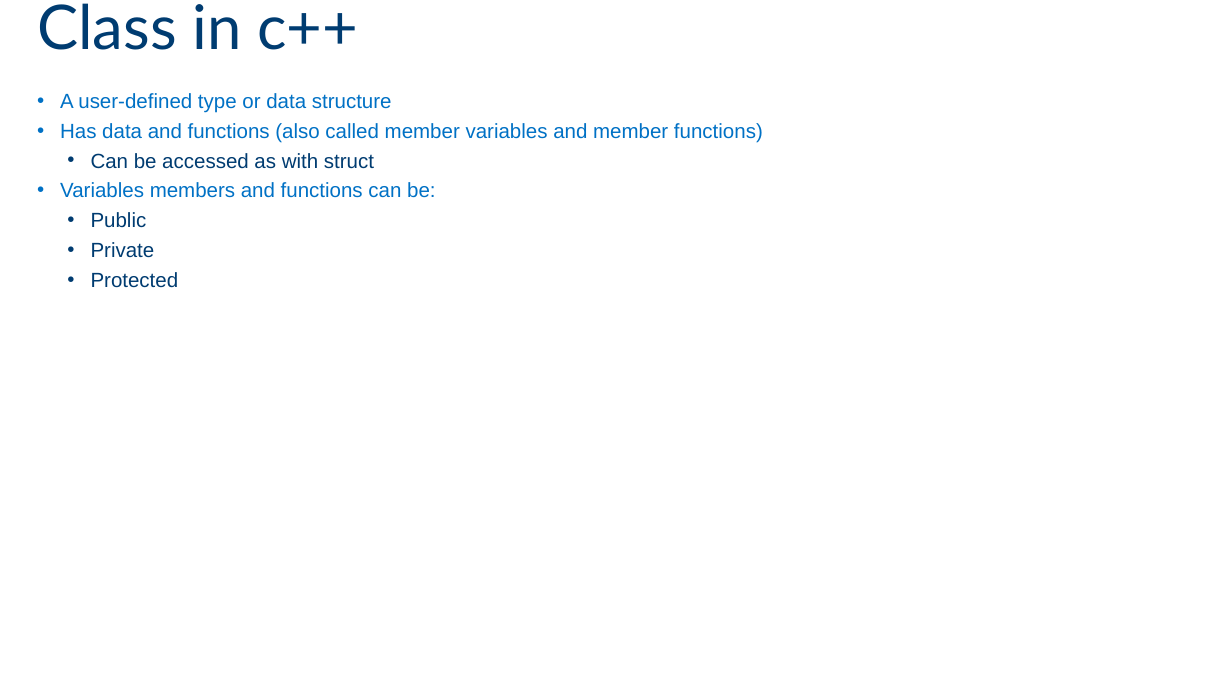
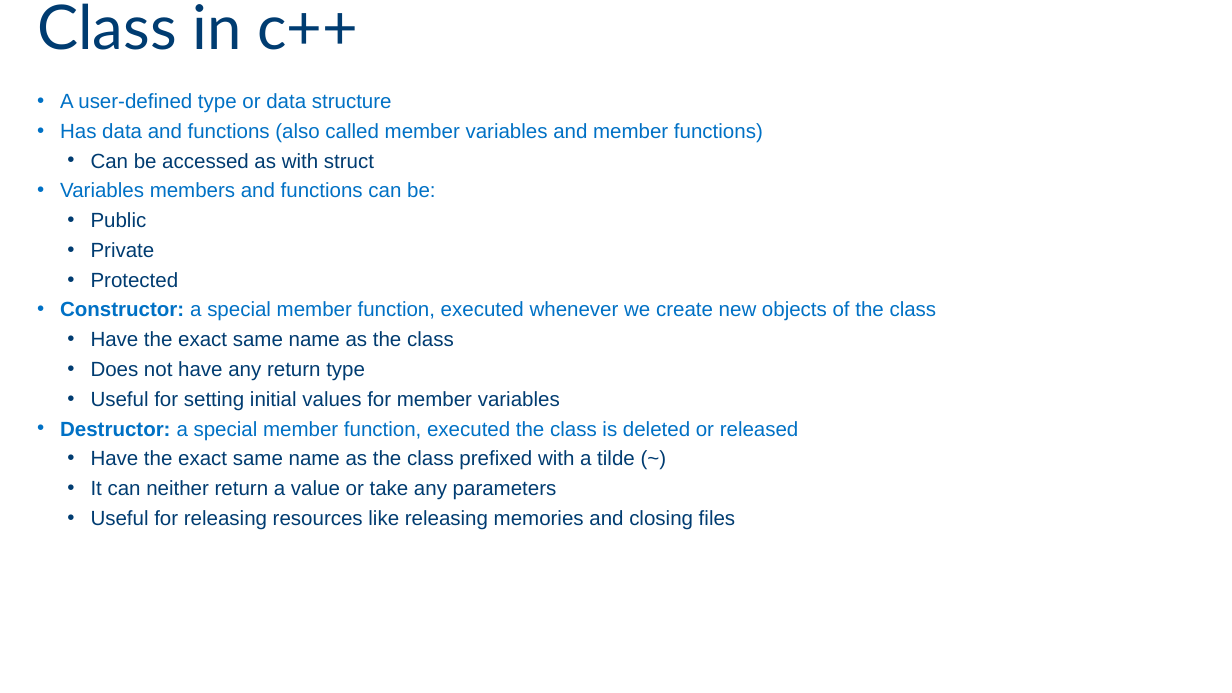
Before and after one commit to giltal/MakersPlatfrom, a slide deck: slide 7 of Collaterals/IntelMakersUniversity - class 3.pptx. Drawn at 1232x693 pixels with LibreOffice and Linux fonts; fonts in the diff are those of the drawing; background and template pictures are left out. Boxes give left, top, right and bottom in pixels: in the first picture for what was removed or moved away, otherwise in the second. Text is boxed around its words. In the diff, an @@ line names an element or a change of style, - is before the commit and + after.

Commit message:
Class 3 slides update

```diff
--- a/Collaterals/IntelMakersUniversity - class 3.pptx
+++ b/Collaterals/IntelMakersUniversity - class 3.pptx
@@ text at [60, 301, 937, 530]: paragraphs added @@
+• Constructor: a special member function, executed whenever we create new objects of the class
+  • Have the exact same name as the class
+  • Does not have any return type
+  • Useful for setting initial values for member variables
+• Destructor: a special member function, executed the class is deleted or released
+  • Have the exact same name as the class prefixed with a tilde (~)
+  • It can neither return a value or take any parameters
+  • Useful for releasing resources like releasing memories and closing files
```
Also in this commit, not shown: 11 slides added, 1 slide removed.
